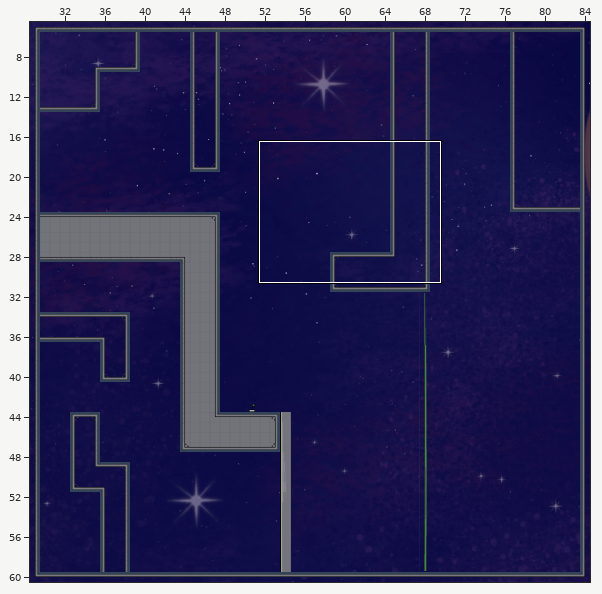
Tiled map -- GXPEngine/bin/Debug/Tiled/Level1.tmx. Above, an overview of the earlier version with the close-up marked.
Close-up. As it was:
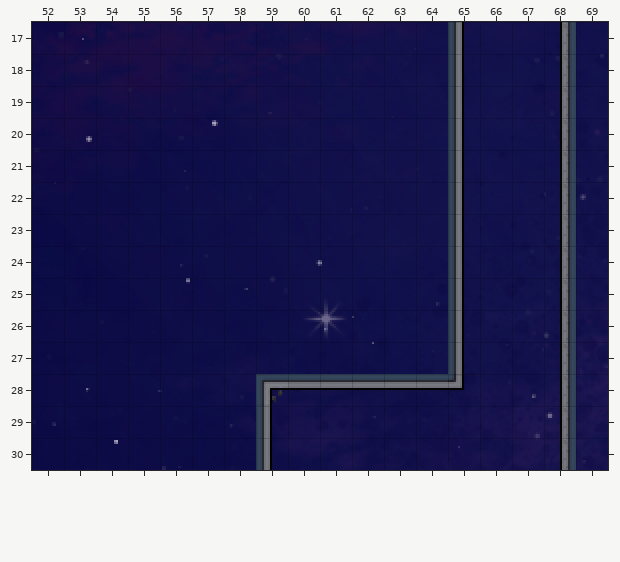
Cells are 16x16 px. Shown: x 52..69, y 17..30. The commit also changed other parts of the map, which this record leaves out.
The result:
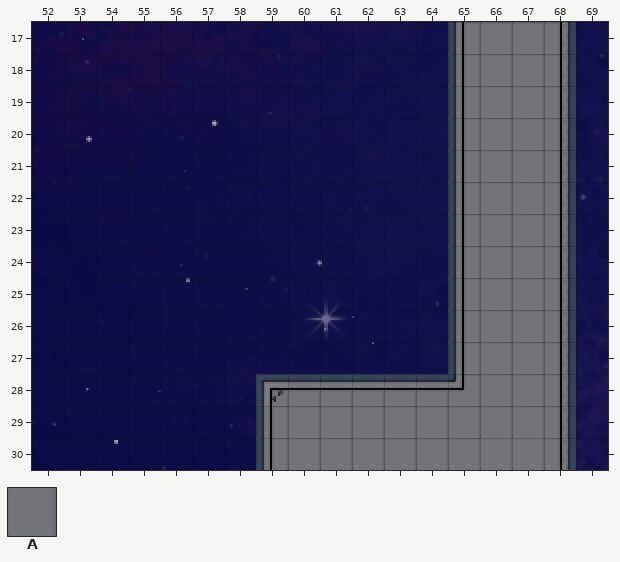
Key: from "TileSheet16": A 135.
_ is an empty cell.
The edit:
Layer "Filling":
y 28..29: x 59..65 _______ -> AAAAAAA
y 30: x 59..67 _________ -> AAAAAAAAA
Layer "Enviroment":
y 17..27: x 65..68 ____ -> AAAA
y 28..30: x 66..68 ___ -> AAA
